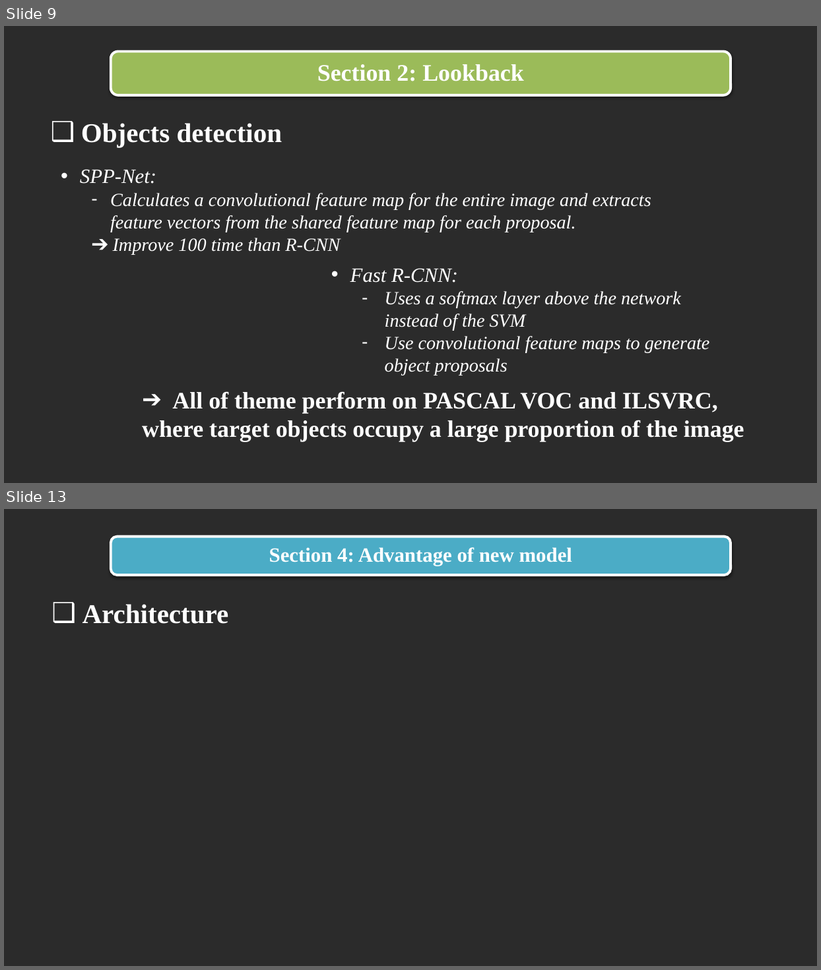
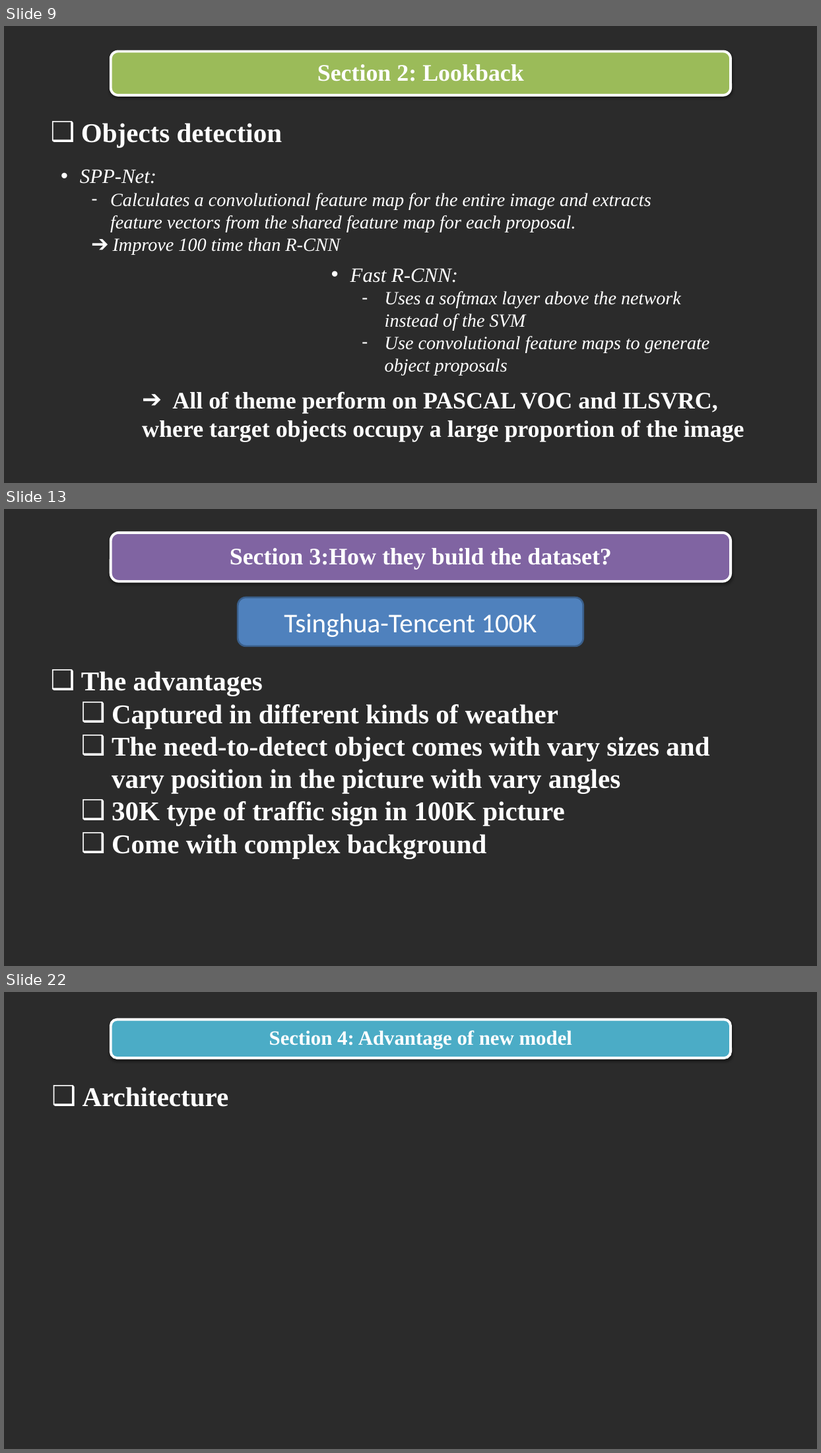
Before and after one commit to trandinhlam/document, a slide deck: AI_NangCao/slide/slide.pptx. Shown one above the other, each under a label of ours: slides 9 and 13 before the commit, slides 9, 13 and 22 after it; the slides between them are not shown. The pictures are 821x970 and 821x1453 pixels, drawn with LibreOffice and Linux fonts; fonts in the diff are those of the drawing; background and template pictures are left out; a plain dark background stands for a picture behind light text. Boxes give left, top, right and bottom in pixels: in the first picture for what was removed or moved away, otherwise in the second. Text is boxed around its words. In the diff, an @@ line names an element or a change of style, - is before the commit and + after.

Commit message:
update section 3 (dataset) in slide

```diff
--- a/AI_NangCao/slide/slide.pptx
+++ b/AI_NangCao/slide/slide.pptx
@@ slide 13 added at [4,509,817,966], background picture (left out) @@
@@ rounded rectangle added at [111,533,731,582], fill #8064A2, outline #FFFFFF 3 pt @@
@@ text added at [230,548,612,569], 28 pt, text #FFFFFF, bold @@
+Section 3:How they build the dataset?
@@ rounded rectangle added at [238,597,583,646], fill #4F81BD, outline #3A5F8C 2 pt, 32 pt, text #FFFFFF @@
+Tsinghua-Tencent 100K
@@ text added at [81,671,710,859], 32 pt, text #FFFFFF, bold @@
+❑ The advantages
+  ❑ Captured in different kinds of weather
+  ❑ The need-to-detect object comes with vary sizes and vary position in the picture with vary angles
+  ❑ 30K type of traffic sign in 100K picture
+  ❑ Come with complex background
@@ what was slide 13 is now slide 22 @@
```
Also in this commit, not shown: 3 slides changed, 8 other slides added, 10 other files.
